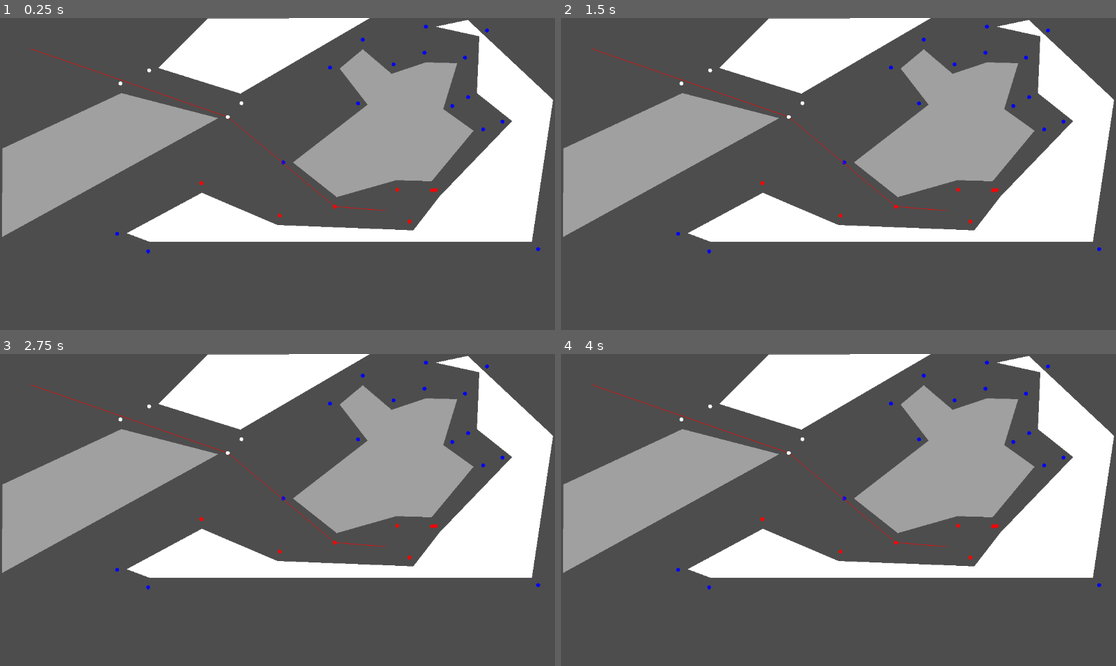
Above: before the commit, frames 1-4 (two rows, left to right).
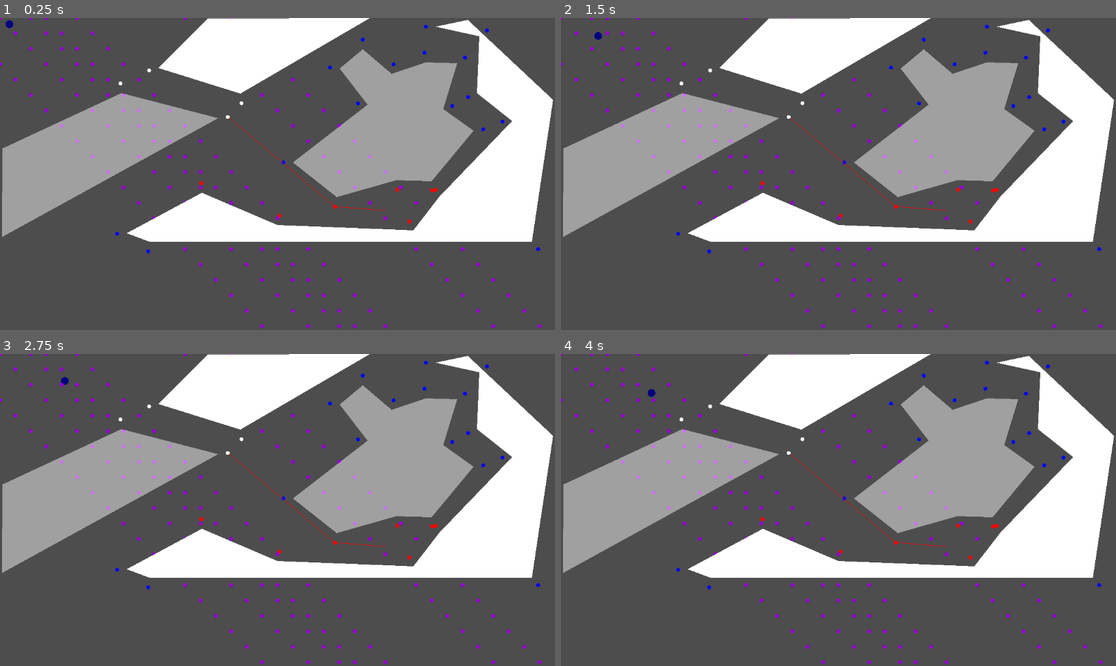
Above: after the commit, the same moments.

Repository: marwansabih/navigation
Game: Godot game, scene res://nav_test.tscn
Same seed, same stepped clock (60 frames per second), same inputs: the game is played once before the commit and once after it. The project has no main scene, so this scene is started directly.
Inputs:
- Up to frame 1 (0.25 s): no input
- Up to frame 2 (1.5 s): no input
- Up to frame 3 (2.75 s): no input
- Up to frame 4 (4 s): tap Enter at 3.5 s

The runs differ from the first frame. In frame 1, 1.1% of the frame differs, in the area x 0-98%, y 0-100%; in frame 2, 1.1%; in frame 3, 1.1%; in frame 4, 1.1%.

Commit message:
updated and removed bugs... not sure if it will be fast enough

Diff:
--- a/geometry_utils.gd
+++ b/geometry_utils.gd
@@ -13,7 +13,6 @@
 
 	var val = (float(q.y - p.y) * (r.x - q.x)) - (float(q.x - p.x) * (r.y - q.y))
 	if (val > 0):
-
 		# Clockwise orientation
 		return 1
 	elif (val < 0):
@@ -84,3 +83,9 @@
 static func isometric_distance(p,q):
 	var d = q - p
 	return sqrt(d.x**2/2 + 2 * d.y**2)
+
+
+static func get_closest_mesh_position(position):
+	var x = int(position.x) - (int(position.x) % 8)
+	var y = int(position.y) - (int(position.y) % 8)
+	return Vector2(x,y)
--- a/navigation_isometrie.gd
+++ b/navigation_isometrie.gd
@@ -12,6 +12,7 @@
 var edges = []
 
 var occupied_polygons = []
+
 
 
 func outside_region(point):
@@ -20,7 +21,12 @@
 			return true
 	return false
 
-func get_edge_point(polygon, p_point, point, n_point):
+func get_edge_point(
+	polygon,
+	p_point,
+	point,
+	n_point
+):
 	var dir_1 = (p_point - point).normalized()
 	var dir_2 = (n_point - point).normalized()
 	var n_dir = (dir_1 + dir_2).normalized() * 20
@@ -64,6 +70,94 @@
 
 var position_to_units = {}
 var position_to_visible_edges = {}
+var actor_position_mesh = {}
+
+func setup_actor_position_mesh():
+	for i in range(dim_x):
+		for j in range(dim_y):
+			var pos = Vector2(i*8, j*8)
+			actor_position_mesh[pos] = []
+
+
+func generate_sourounding_square(pos, size, dir):
+	if not dir:
+		return [pos, pos, pos, pos]
+	var left_dir = size * dir.rotated(PI/2)
+	var right_dir = size * dir.rotated(-PI/2)
+	var down_dir = -size * dir
+	var up_dir = size * dir
+	var left = pos + left_dir
+	var right = pos + right_dir
+	var down = pos + down_dir
+	var up = pos + up_dir
+	return [
+		left,
+		up,
+		right,
+		down
+	]
+
+
+func intersects_with_polys(polies, p, q):
+	for poly in polies:
+		if GeometryUtils.interset_with_shape(poly, p, q):
+			return true
+	return false
+
+func build_position_graph(pos, goal):
+	var actor_positions = []
+	var pos_m = GeometryUtils.get_closest_mesh_position(pos)
+	for i in range(9):
+		for j in range(9):
+			var delta_pos = Vector2((i-4)*8, (j-4)*8) + pos_m
+			if not delta_pos in actor_position_mesh:
+				continue
+			var actors = actor_position_mesh[delta_pos]
+			actor_positions.append_array(actors)
+
+
+	var polygons = []
+	var l_edges = [pos]
+	var dir = pos.direction_to(goal)
+
+	for p in actor_positions:
+		var poly = generate_sourounding_square( p, 12, dir )
+		var l_es = generate_sourounding_square( p, 16, dir )
+		if Geometry2D.is_point_in_polygon(goal, l_es):
+			goal += dir * 10
+		polygons.append(poly)
+		l_edges.append_array(l_es)
+
+	# add goal
+	l_edges.append(goal)
+
+
+	var connections = []
+
+	for i in range(len(l_edges)):
+		var line = []
+		for j in range(len(l_edges)):
+			if i == j or intersects_with_polys(polygons, l_edges[i], l_edges[j]):
+				line.append(false)
+			else:
+				line.append(true)
+		connections.append(line)
+
+
+	graph = Dijstra.generate_graph(l_edges, connections)
+	if graph[0]["neighbours"] and graph[len(graph)-1]["neighbours"]:
+		var node = Dijstra.find_shortest_path(graph, graph[0], graph[len(graph)-1])
+		var path = node["path"]
+		var new_dir = pos.direction_to(path[1])
+		fake_character["local_path"] = path
+		return new_dir
+
+	#print("whole graph")
+	#for node in graph:
+	#	print(node)
+
+	fake_character["local_path"] = null
+	return dir
 
 func inside_polygons(p, polygons):
 	for polygon in polygons:
@@ -128,10 +222,12 @@
 	var min_dist = INF
 	var edge_1
 	var edge_2
+	var p1_m = GeometryUtils.get_closest_mesh_position(p1)
+	var p2_m = GeometryUtils.get_closest_mesh_position(p2)
 	for i in neigh_1:
-		var dist_1 = GeometryUtils.isometric_distance(p1, edges[i])
+		var dist_1 = GeometryUtils.isometric_distance(p1_m, edges[i])
 		for j in neigh_2:
-			var dist_2 = GeometryUtils.isometric_distance(p2, edges[j])
+			var dist_2 = GeometryUtils.isometric_distance(p2_m, edges[j])
 			var dist = dist_1 + edges_to_dist[i][j] + dist_2
 			if dist < min_dist:
 				edge_1 = i
@@ -145,7 +241,56 @@
 	return s_path
 
 
-
+var fake_character = {
+	"velocity" =50,
+	"position" = Vector2(8,8),
+	"dir" = null,
+	"local_path" = null
+}
+
+var fake_characters = []
+
+
+func generate_fake_characters():
+	for i in range(100):
+		fake_characters.append(Vector2(i*32,i*32))
+		fake_characters.append(Vector2((i+2)*32,i*32))
+		fake_characters.append(Vector2((i-3)*32,i*32))
+		fake_characters.append(Vector2((i+5)*32,i*32))
+		fake_characters.append(Vector2((i+3)*32,i*32))
+		fake_characters.append(Vector2((i+12)*32,i*32))
+		fake_characters.append(Vector2((i+15)*32,i*32))
+
+func put_characters_to_mesh():
+	for char in fake_characters:
+		var pos = GeometryUtils.get_closest_mesh_position(char)
+		if pos in actor_position_mesh:
+			actor_position_mesh[pos].append(char)
+
+#func get_c
+
+
+func move_along_direction(
+	character,
+	path,
+	delta
+):
+	if not path:
+		character["dir"] = null
+		return
+	var dir = character["dir"]
+	var velocity = character["velocity"]
+	var pos = character["position"]
+	if path[0].distance_to(pos) < 3:
+		path.pop_front()
+		if path:
+			character["dir"] = pos.direction_to(path[0])
+	if path:
+		if not character["dir"]:
+			character["dir"] = pos.direction_to(path[0])
+		var new_dir = build_position_graph(pos, path[0])
+		character["position"] += velocity * new_dir * delta
+		#character["position"] += velocity * character["dir"] * delta
 
 var edges_to_dist = {}
 var edges_to_path = {}
@@ -160,12 +305,7 @@
 			edges_to_dist[i][j] = node["distance"]
 			edges_to_path[i][j] = node["path"]
 
-# Called when the node enters the scene tree for the first time.
-func _ready():
-	for polygon in $Poly.get_children():
-		occupied_polygons.append(polygon.polygon)
-	edges = generate_edges()
-
+func generate_connections():
 	var connections = []
 
 	for i in range(len(edges)):
@@ -176,16 +316,35 @@
 			else:
 				line.append(true)
 		connections.append(line)
+	return connections
+
+# Called when the node enters the scene tree for the first time.
+func _ready():
+	for polygon in $Poly.get_children():
+		occupied_polygons.append(polygon.polygon)
+	edges = generate_edges()
+
+	var connections = generate_connections()
 
 	graph = Dijstra.generate_graph(edges, connections)
 	generate_dists(graph)
 	generate_position_to_visible_edges_2()
 	shortest_path = shortest_path_between_positions(
-		Vector2(64, 64),
+		fake_character["position"],
 		Vector2(800, 400)
 	)
-
-
+	generate_fake_characters()
+	setup_actor_position_mesh()
+	put_characters_to_mesh()
+
+
+func _physics_process(delta):
+	queue_redraw()
+	move_along_direction(
+		fake_character,
+		shortest_path,
+		delta
+	)
 
 func _draw():
 	for edge in edges:
@@ -203,3 +362,46 @@
 
 	for e in v_e_2:
 		draw_circle(edges[e], 4, Color.RED)
+
+	draw_circle(fake_character["position"], 8, Color.NAVY_BLUE)
+
+	if fake_character["local_path"]:
+		var path = fake_character["local_path"]
+		#for i in range(len(path) -1):
+		#	draw_line(path[i], path[i+1], Color.BLACK, 1)
+
+	#var pos_m = GeometryUtils.get_closest_mesh_position(fake_character["position"])
+
+	#print("actor_pos")
+	#print(pos_m)
+	#var actor_positions = []
+	#for i in range(9):
+	#	for j in range(9):
+	#		var delta_pos = Vector2((i-4)*8, (j-4)*8) + pos_m
+	#		if not delta_pos in actor_position_mesh:
+	#			continue
+	#		var actors = actor_position_mesh[delta_pos]
+	#		actor_positions.append_array(actors)
+
+
+	for f_c in fake_characters:
+		draw_circle(f_c, 4, Color.DARK_VIOLET)
+		#var square = generate_sourounding_square(f_c, 16, Vector2(1,0))
+		#draw_polyline(square, Color.RED, 1)
+		#draw_line(square[0], square[3], Color.RED, 1)
+		#var square2 = generate_sourounding_square(f_c, 24, Vector2(1,0))
+		#draw_polyline(square2, Color.BLUE, 1)
+		#draw_line(square2[0], square2[3], Color.BLUE, 1)
+
+	"""
+	for p_c in actor_positions:
+		draw_circle(p_c, 8, Color.RED)
+		var dir = fake_character["dir"]
+		var square2 = generate_sourounding_square(p_c, 24, dir)
+		draw_polyline(square2, Color.BLUE, 1)
+		draw_line(square2[0], square2[3], Color.BLUE, 1)
+
+	for i in range(dim_x):
+		for j in range(dim_y):
+			draw_circle(Vector2(i*8, j*8), 1, Color.BLACK)
+	"""
Not shown, added: nav67D9.tmp
Not shown, added: nav7D64.tmp
